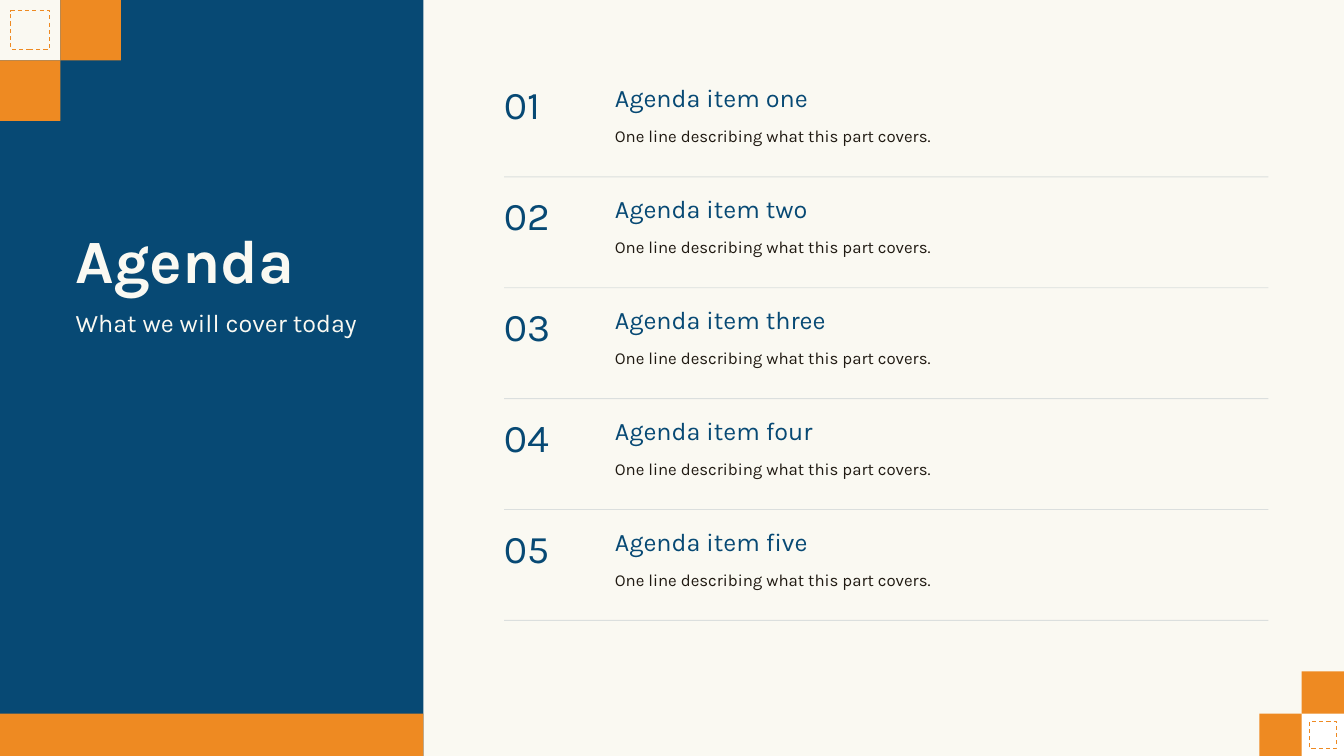
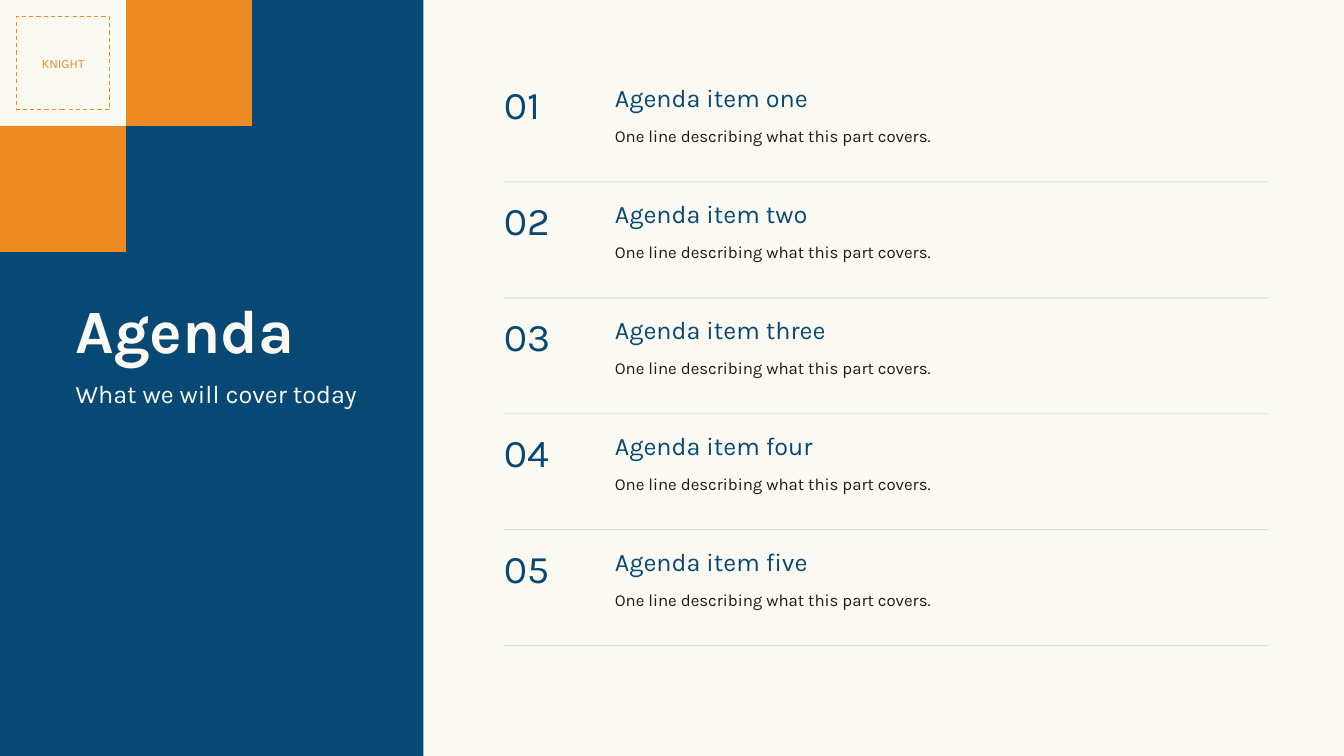
Before and after one commit to soumyakarwa/emkay-ppt-templates, a slide deck: slide 3 of Emkay_Master_Template.pptx. Drawn at 1344x756 pixels with LibreOffice and Linux fonts; fonts in the diff are those of the drawing. Boxes give left, top, right and bottom in pixels: in the first picture for what was removed or moved away, otherwise in the second. Text is boxed around its words. In the diff, an @@ line names an element or a change of style, - is before the commit and + after.

```diff
--- a/Emkay_Master_Template.pptx
+++ b/Emkay_Master_Template.pptx
@@ rectangle: place and size @@
-rectangle at (0, 0, 60, 60)
+rectangle at (0, 0, 126, 126)
@@ rectangle "KNIGHT": place and size @@
-rectangle "KNIGHT" at (11, 11, 49, 49)
+rectangle "KNIGHT" at (16, 16, 109, 109)
@@ rectangle: place and size @@
-rectangle at (60, 0, 121, 60)
+rectangle at (126, 0, 252, 126)
@@ text in rectangle at (42, 60, 85, 68): text added @@
+KNIGHT
@@ rectangle: place and size @@
-rectangle at (0, 60, 60, 121)
+rectangle at (0, 126, 126, 252)
@@ 3 texts, 1 rectangle: place and size @@
-3 texts, 1 rectangle at (504, 176, 1268, 257)
+3 texts, 1 rectangle at (504, 181, 1268, 262)
@@ text "Agenda": place and size @@
-text "Agenda" at (76, 240, 295, 298)
+text "Agenda" at (76, 310, 295, 368)
@@ 3 texts, 1 rectangle: place and size @@
-3 texts, 1 rectangle at (504, 287, 1268, 368)
+3 texts, 1 rectangle at (504, 297, 1268, 378)
@@ text "What we will cover today": place and size @@
-text "What we will cover today" at (76, 314, 357, 338)
+text "What we will cover today" at (76, 385, 357, 409)
@@ 3 texts, 1 rectangle: place and size @@
-3 texts, 1 rectangle at (504, 398, 1268, 479)
+3 texts, 1 rectangle at (504, 413, 1268, 494)
@@ 3 texts, 1 rectangle: place and size @@
-3 texts, 1 rectangle at (504, 509, 1268, 590)
+3 texts, 1 rectangle at (504, 529, 1268, 610)
@@ rectangle: place and size @@
-rectangle at (504, 620, 1268, 621)
+rectangle at (504, 645, 1268, 646)
@@ rectangle removed at (1302, 671, 1344, 714) @@
@@ rectangle removed at (0, 714, 423, 756) @@
@@ rectangle removed at (1259, 714, 1302, 756) @@
@@ rectangle removed at (1302, 714, 1344, 756) @@
@@ rectangle removed at (1310, 722, 1337, 749) @@
```
Also in this commit, not shown: 13 other slides changed, 3 other files.
